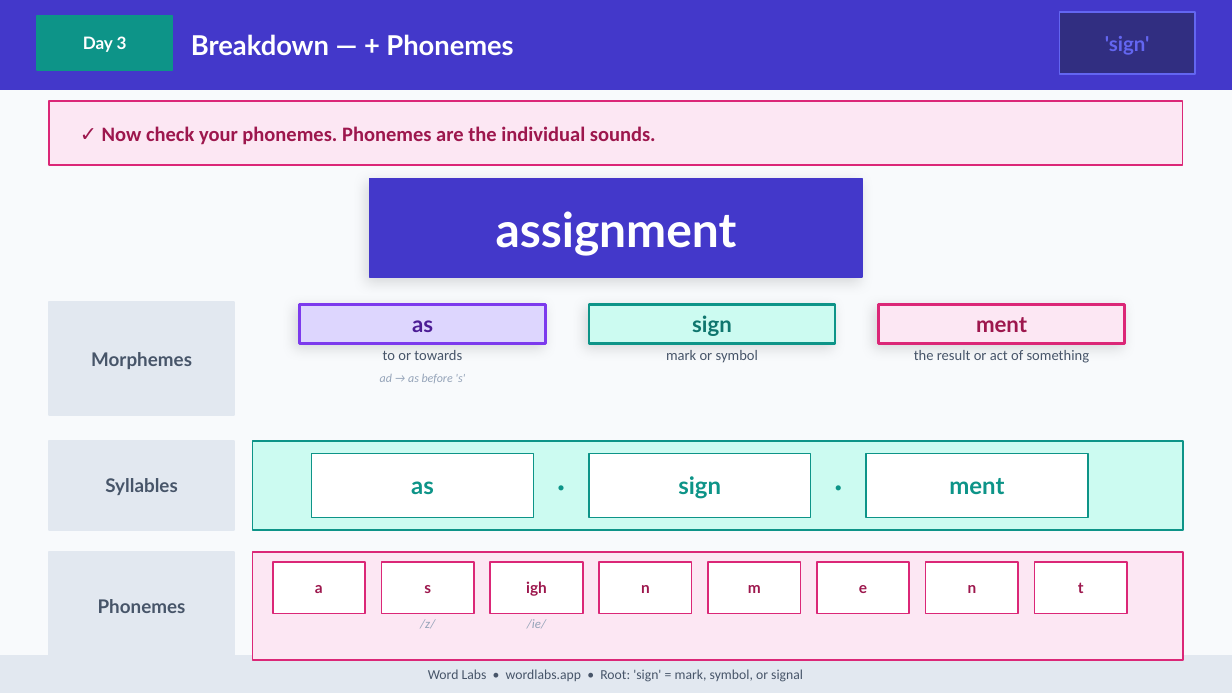
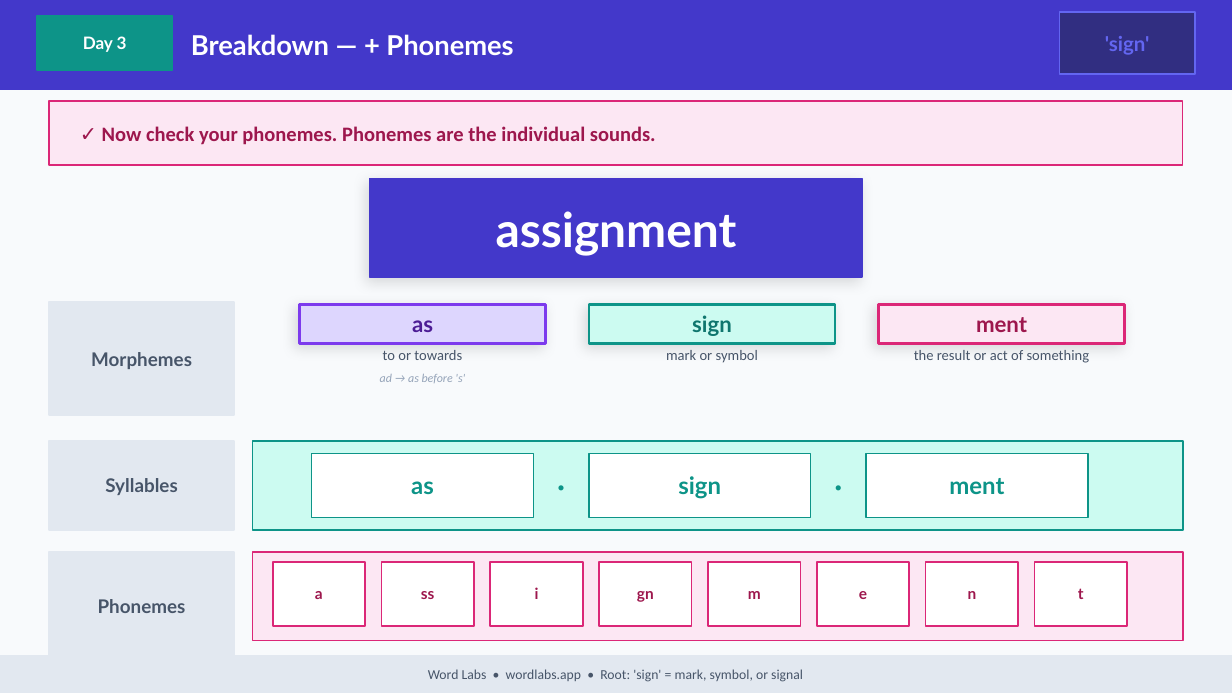
Before and after one commit to NickD135/morphology-builder, a slide deck: slide 35 of output/wordlabs-sign-3day.pptx. Drawn at 1232x693 pixels with LibreOffice and Linux fonts; fonts in the diff are those of the drawing. Boxes give left, top, right and bottom in pixels: in the first picture for what was removed or moved away, otherwise in the second. Text is boxed around its words. In the diff, an @@ line names an element or a change of style, - is before the commit and + after.

```diff
--- a/output/wordlabs-sign-3day.pptx
+++ b/output/wordlabs-sign-3day.pptx
@@ rectangle: place and size @@
-rectangle at (253,552,1183,660)
+rectangle at (253,552,1183,641)
@@ text "a": place and size @@
-text "a" at (315,585,323,593)
+text "a" at (315,591,323,599)
@@ rectangle: place and size @@
-rectangle at (272,562,365,614)
+rectangle at (272,562,365,626)
@@ rectangle: place and size @@
-rectangle at (382,562,474,614)
+rectangle at (382,562,474,626)
@@ rectangle: place and size @@
-rectangle at (490,562,583,614)
+rectangle at (490,562,583,626)
@@ proportions changed in 9 elements at (253,552,1183,641), (272,562,365,626), (382,562,474,626), (817,562,909,626), (925,562,1018,626), (708,562,801,626), (1035,562,1127,626), (490,562,583,626), (599,562,691,626) @@
@@ text "gn" at (637,591,654,602): vertical alignment top to middle @@
@@ rectangle: place and size @@
-rectangle at (1035,562,1127,614)
+rectangle at (599,562,691,626)
@@ rectangle: place and size @@
-rectangle at (599,562,691,614)
+rectangle at (708,562,801,626)
@@ text "m": place and size @@
-text "m" at (748,585,761,593)
+text "m" at (748,591,761,599)
@@ rectangle: place and size @@
-rectangle at (708,562,801,614)
+rectangle at (817,562,909,626)
@@ text "e": place and size @@
-text "e" at (859,585,867,593)
+text "e" at (859,591,867,599)
@@ rectangle: place and size @@
-rectangle at (817,562,909,614)
+rectangle at (925,562,1018,626)
@@ text "n": place and size @@
-text "n" at (968,585,977,593)
+text "n" at (968,591,977,599)
@@ rectangle: place and size @@
-rectangle at (925,562,1018,614)
+rectangle at (1035,562,1127,626)
@@ text "t": place and size @@
-text "t" at (1078,582,1084,593)
+text "t" at (1078,588,1084,599)
@@ text at (421,591,435,599): text changed @@
-s
+ss
@@ text removed at (526,581,547,596) @@
-igh
@@ text added at (535,587,539,599), 9 pt, text #9D174D, bold @@
+i
@@ text at (637,591,654,602): text changed; size 7.5 to 9 pt; font Calibri to Lato; text colour #94A3B8 to #9D174D; bold on; italic off @@
-/ie/
+gn
@@ text removed at (641,585,650,593) @@
-n
@@ text removed at (420,620,435,628) @@
-/z/
```
Also in this commit, not shown: 4 other slides changed, 43 other files.
